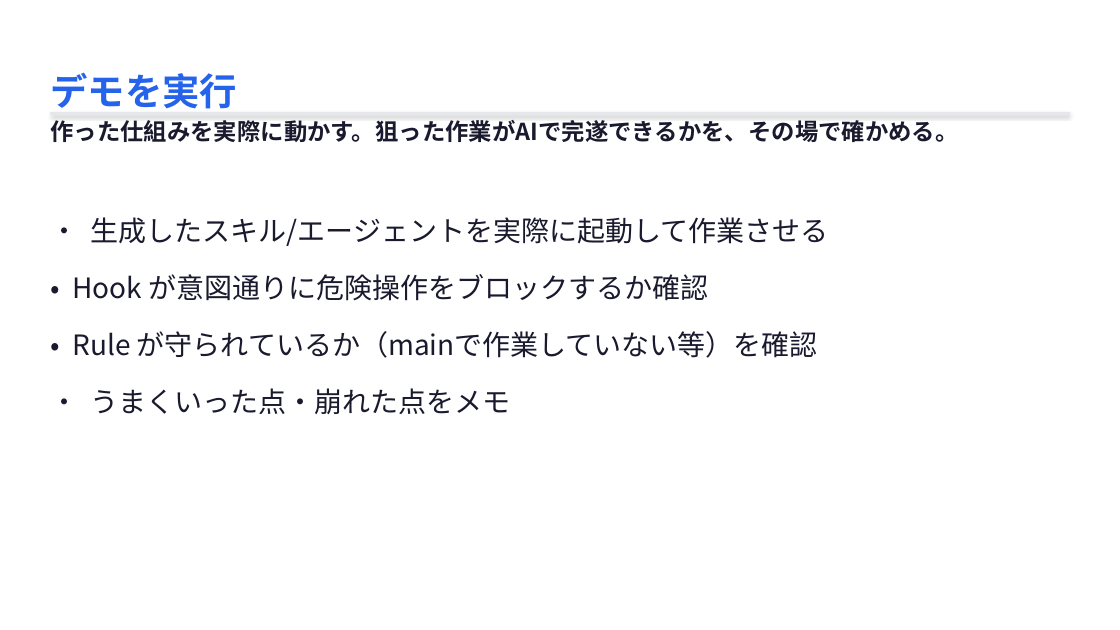
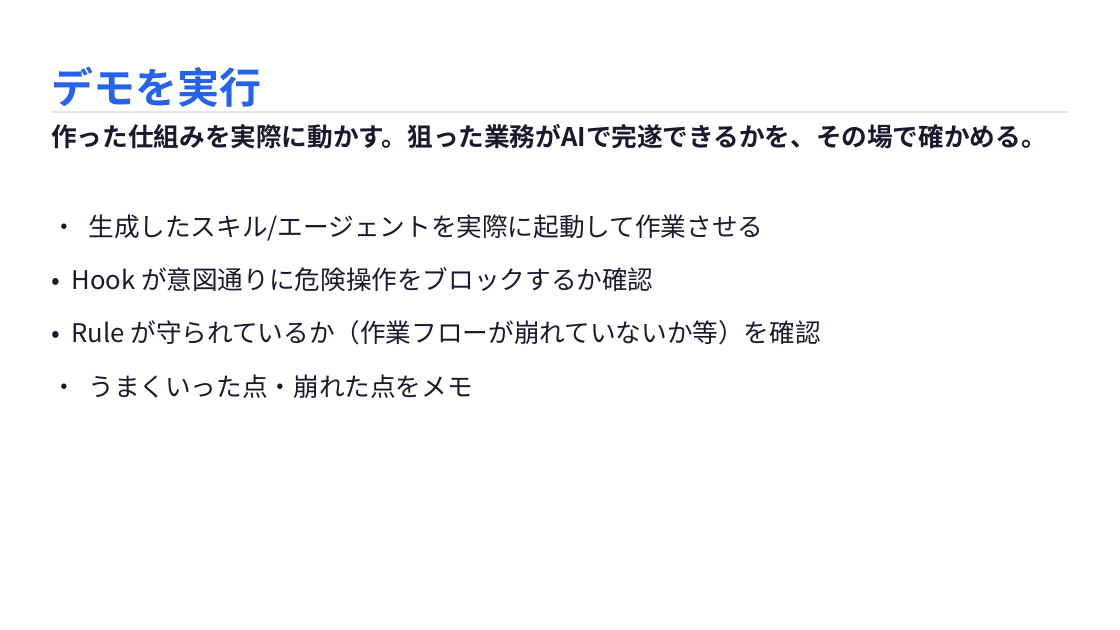
Before and after one commit to masaya-ueki/life-os, a slide deck: slide 18 of domains/presentation/decks/ai-driven-handson/ai-driven-handson.pptx (slide 19 before the commit). Drawn at 1120x630 pixels with LibreOffice and Linux fonts; fonts in the diff are those of the drawing. Boxes give left, top, right and bottom in pixels: in the first picture for what was removed or moved away, otherwise in the second. Text is boxed around its words. In the diff, an @@ line names an element or a change of style, - is before the commit and + after.

```diff
--- a/domains/presentation/decks/ai-driven-handson/ai-driven-handson.pptx
+++ b/domains/presentation/decks/ai-driven-handson/ai-driven-handson.pptx
@@ text "デモを実行" at [51, 66, 261, 107]: size 32 to 36 pt @@
@@ text at [51, 124, 1046, 149]: text changed; size 20 to 22 pt @@
-作った仕組みを実際に動かす。狙った作業がAIで完遂できるかを、その場で確かめる。
+作った仕組みを実際に動かす。狙った業務がAIで完遂できるかを、その場で確かめる。
@@ text at [71, 214, 763, 398]: size 24 to 22 pt in "• 生成したスキル/エージェントを実際に起動して作業させる", "• Hook が意図通りに危険操作をブロックするか確認", "• うまくいった点・崩れた点をメモ"; indent changed @@
@@ text at [71, 320, 821, 345]: text changed; size 24 to 22 pt @@
-• Rule が守られているか（mainで作業していない等）を確認
+• Rule が守られているか（作業フローが崩れていないか等）を確認
```
Also in this commit, not shown: 18 other slides changed, 5 slides added, 3 slides removed, 2 other files.
